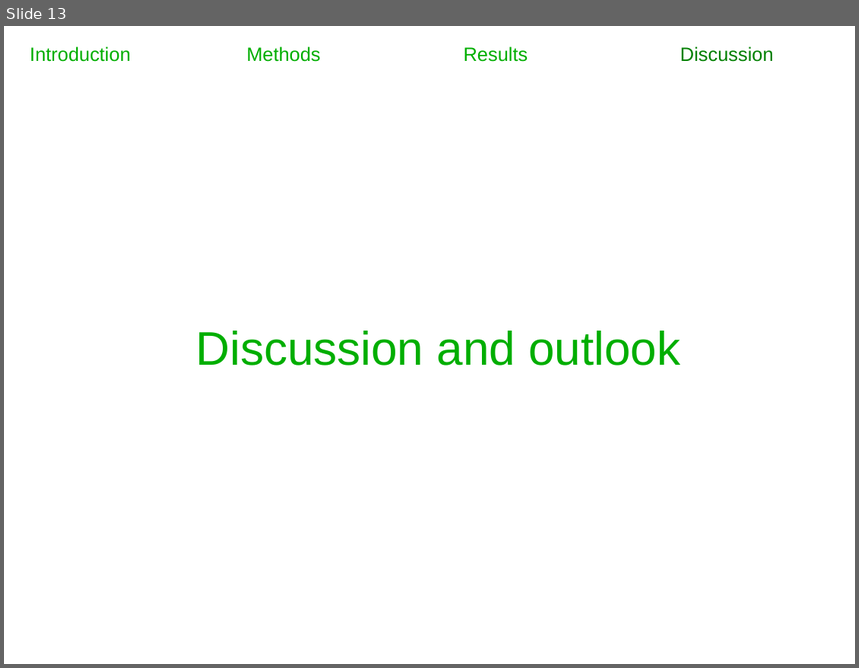
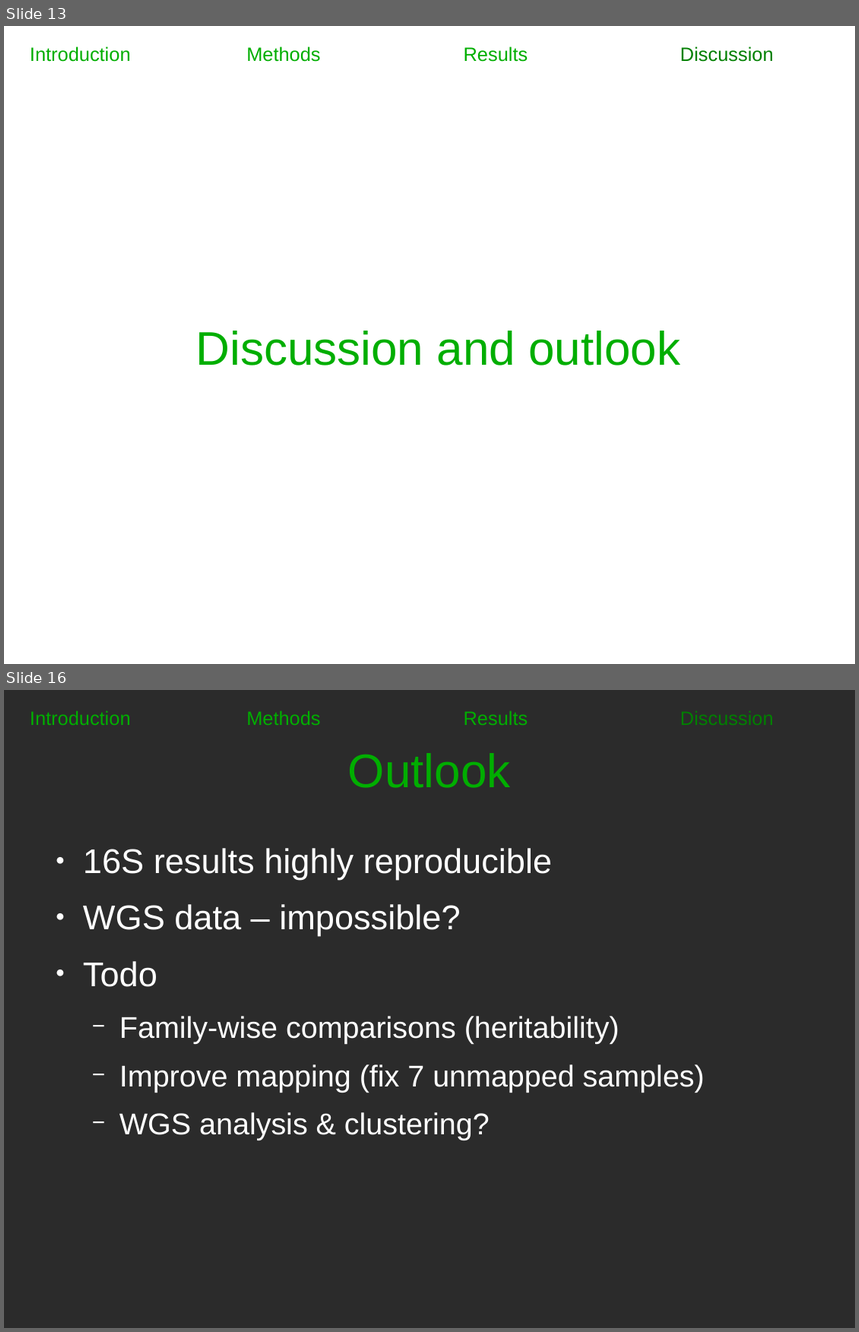
Before and after one commit to hermann-p/yatsunenko-2012-microbiome, a slide deck: methods_talk/talk2.odp. Shown one above the other, each under a label of ours: slide 13 before the commit, slides 13 and 16 after it; the slides between them are not shown. The pictures are 859x668 and 859x1332 pixels, drawn with LibreOffice and Linux fonts; fonts in the diff are those of the drawing; background and template pictures are left out; a plain dark background stands for a picture behind light text. Boxes give left, top, right and bottom in pixels: in the first picture for what was removed or moved away, otherwise in the second. Text is boxed around its words. In the diff, an @@ line names an element or a change of style, - is before the commit and + after.

Commit message:
final version of methods talk

```diff
--- a/methods_talk/talk2.odp
+++ b/methods_talk/talk2.odp
@@ slide 16 added at [4, 690, 855, 1328], background picture (left out) @@
@@ text added at [30, 711, 131, 725], 18 pt, text #00AE00 @@
+Introduction
@@ text added at [246, 711, 320, 725], 18 pt, text #00AE00 @@
+Methods
@@ text added at [464, 711, 528, 725], 18 pt, text #00AE00 @@
+Results
@@ text added at [673, 702, 805, 734], 18 pt, text #008000 @@
+Discussion
@@ title added at [348, 753, 511, 788], 44 pt, text #00AE00 @@
+Outlook
@@ text added at [83, 848, 705, 1141], 28 pt, text #FFFFFF @@
+● 16S results highly reproducible
+● WGS data – impossible?
+● Todo
+  − Family-wise comparisons (heritability)
+  − Improve mapping (fix 7 unmapped samples)
+  − WGS analysis & clustering?
```
Also in this commit, not shown: 2 slides changed, 2 other slides added, 1 slide removed.
